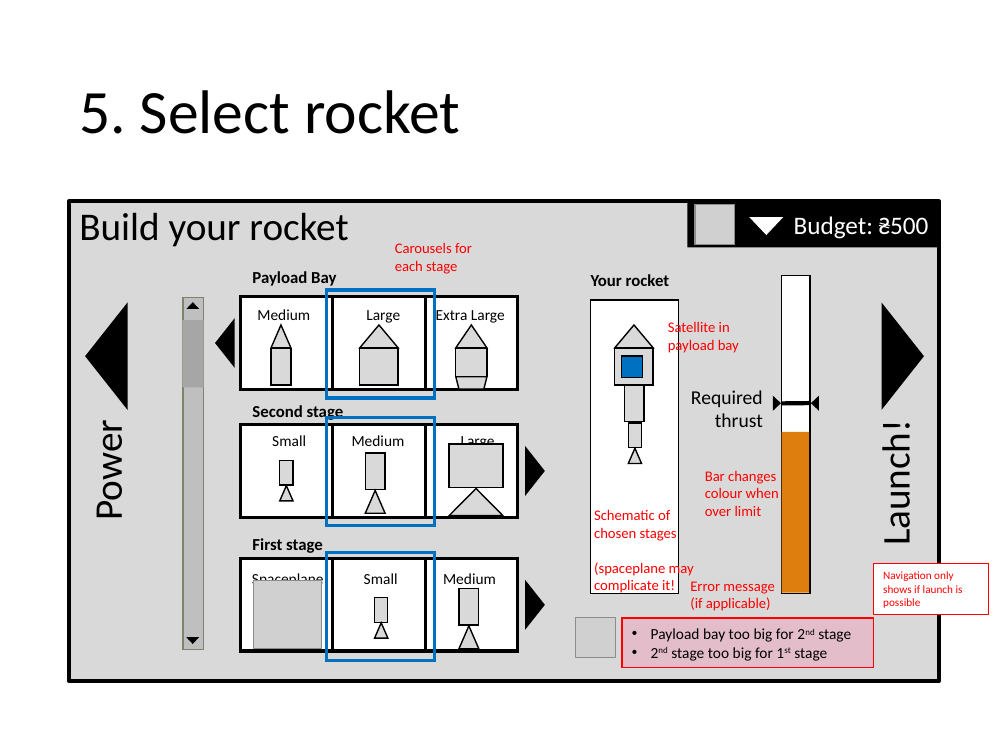
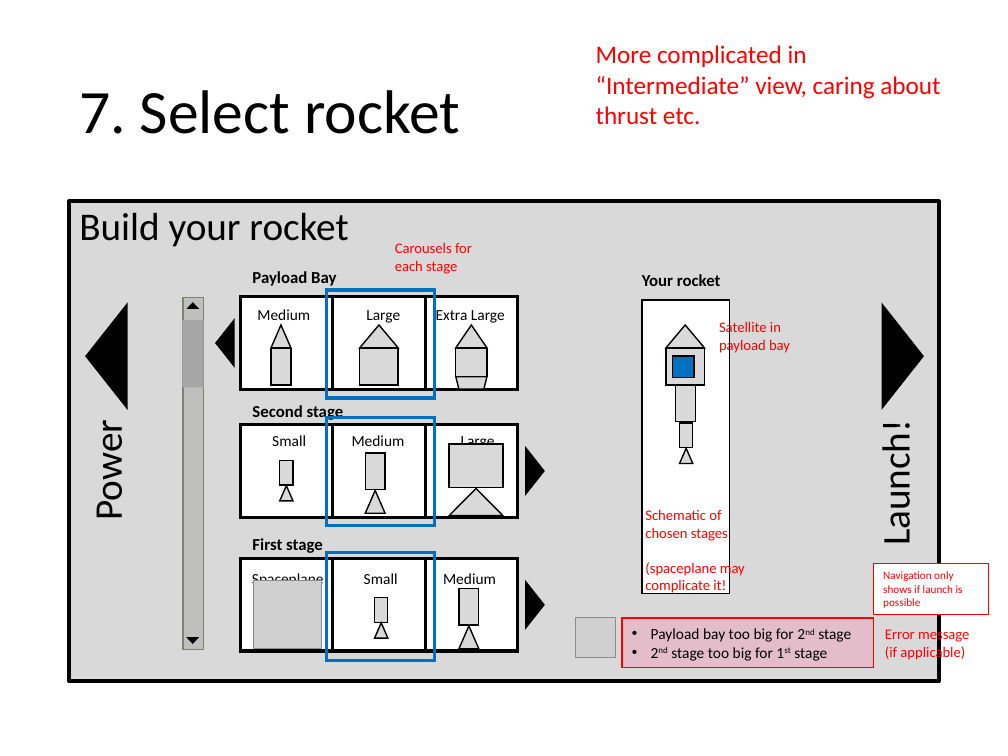
Before and after one commit to chrisnorth/classroom-rocket-scientist, a slide deck: slide 10 of outline_primary.pptx (slide 8 before the commit). Drawn at 1008x756 pixels with LibreOffice and Linux fonts; fonts in the diff are those of the drawing; grey boxes stand for pictures. Boxes give left, top, right and bottom in pixels: in the first picture for what was removed or moved away, otherwise in the second. Text is boxed around its words. In the diff, an @@ line names an element or a change of style, - is before the commit and + after.

```diff
--- a/outline_primary.pptx
+++ b/outline_primary.pptx
@@ text added at <box>596,45,940,125</box>, 18 pt, text #FF0000 @@
+More complicated in “Intermediate” view, caring about thrust etc.
@@ title at <box>79,90,460,134</box>: text changed @@
-5. Select rocket
+7. Select rocket
@@ rectangle removed at <box>687,202,938,248</box> @@
-Budget: ₴500
@@ picture removed at <box>696,205,735,244</box> @@
@@ triangle removed at <box>751,218,781,234</box> @@
@@ rectangle removed at <box>781,275,809,594</box> @@
@@ 5 rectangles, 3 texts, 2 triangles: place and size @@
-5 rectangles, 3 texts, 2 triangles at <box>591,274,739,594</box>
+5 rectangles, 3 texts, 2 triangles at <box>642,274,790,594</box>
@@ text removed at <box>691,390,763,427</box> @@
-Required
-thrust
@@ triangle removed at <box>774,397,780,409</box> @@
@@ line removed from (781, 403) to (810, 403) @@
@@ triangle removed at <box>812,397,818,409</box> @@
@@ rectangle removed at <box>781,432,808,593</box> @@
@@ text removed at <box>705,471,779,516</box> @@
-Bar changes colour when over limit
@@ text "Error message (if applicable)" rewrapped from <box>690,581,774,611</box> to <box>885,627,969,661</box> @@
```
Also in this commit, not shown: 6 other slides changed, 2 slides added, 3 other files.
